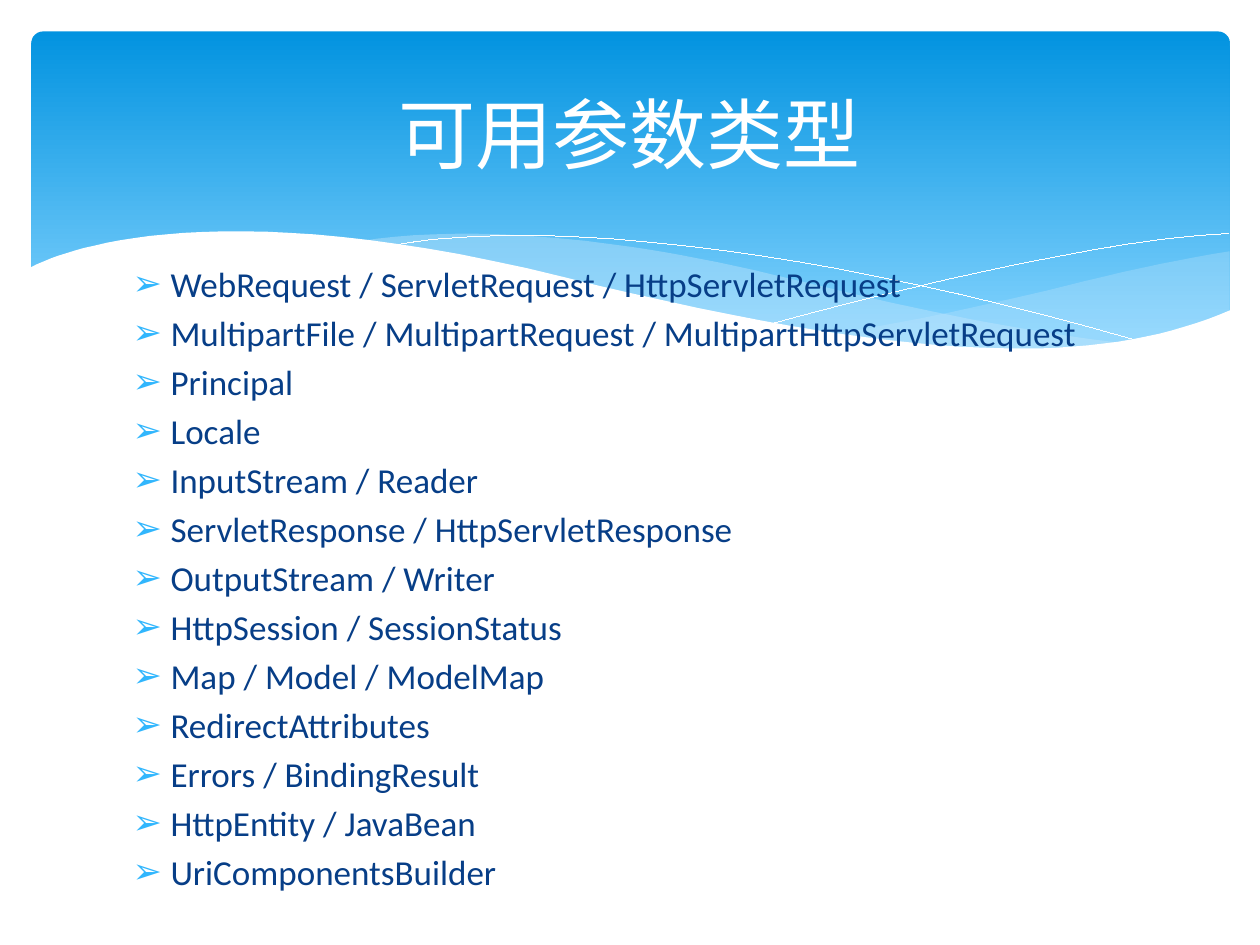
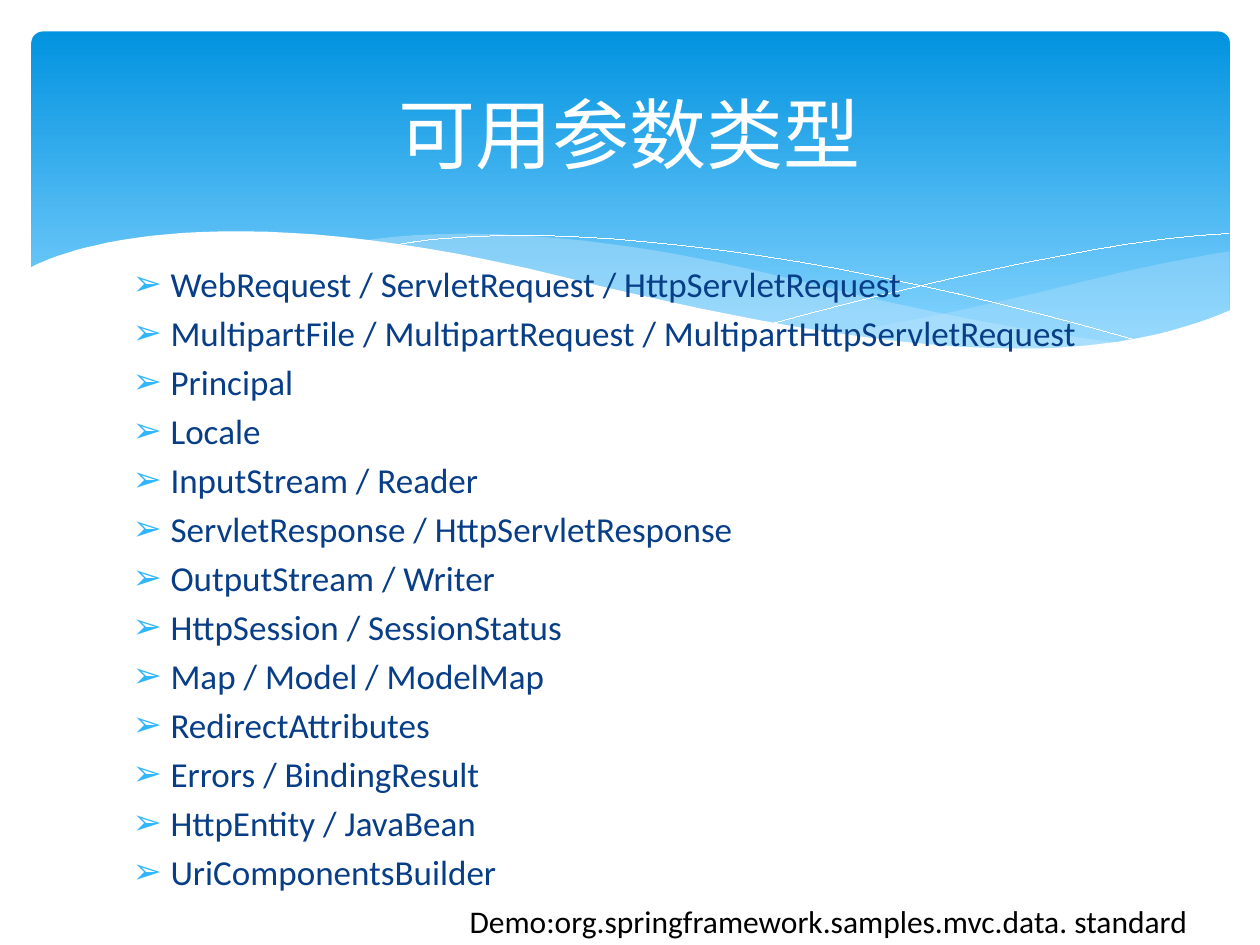
Before and after one commit to zjumty/spring-mvc-showcase, a slide deck: slide 12 of SpringMVC3.pptx. Drawn at 1260x945 pixels with LibreOffice and Linux fonts; fonts in the diff are those of the drawing. Boxes give left, top, right and bottom in pixels: in the first picture for what was removed or moved away, otherwise in the second. Text is boxed around its words. In the diff, an @@ line names an element or a change of style, - is before the commit and + after.

```diff
--- a/SpringMVC3.pptx
+++ b/SpringMVC3.pptx
@@ text added at [470, 911, 1186, 939], 18 pt, text #000000 @@
+Demo:org.springframework.samples.mvc.data. standard
```
Also in this commit, not shown: 10 other slides changed, 3 slides added.
